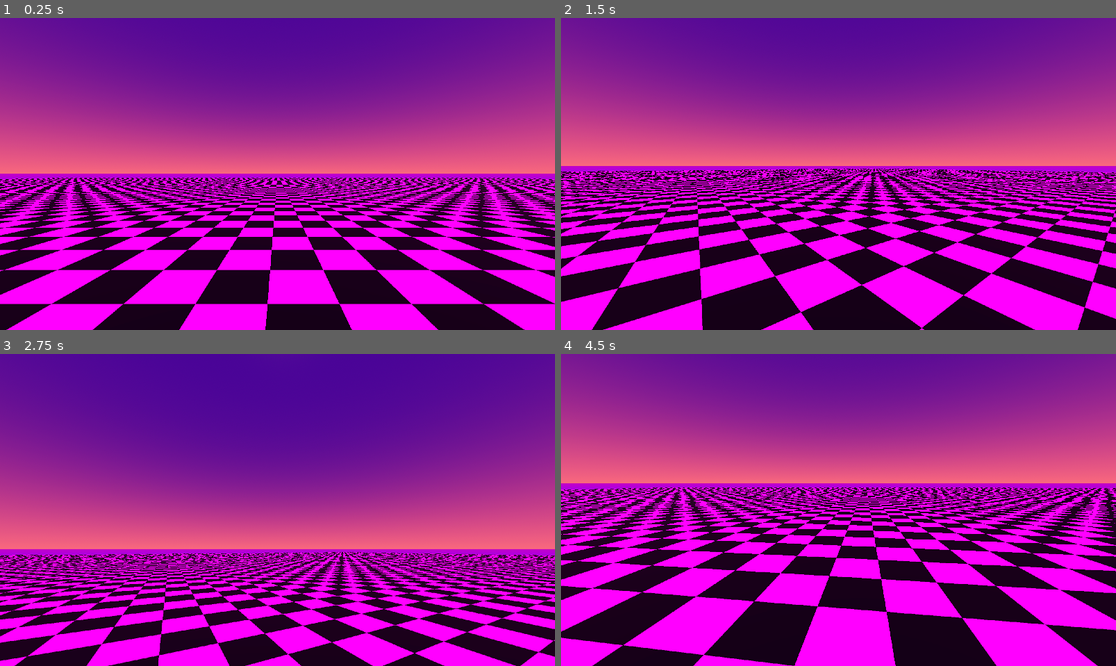
Above: before the commit, frames 1-4 (two rows, left to right).
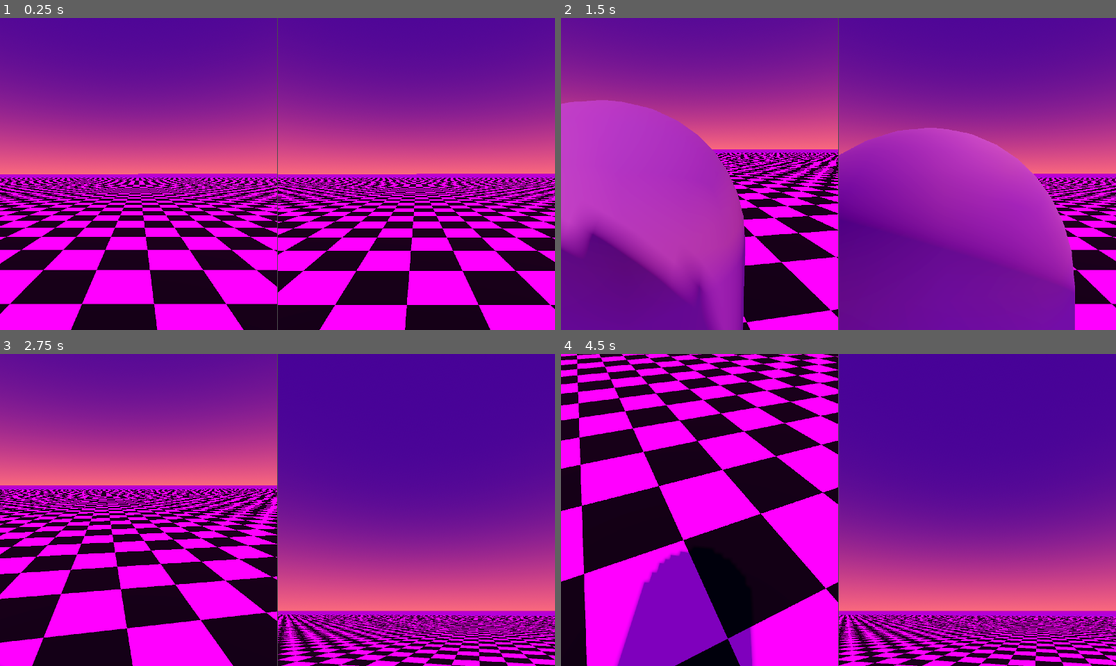
Above: after the commit, the same moments.

Repository: LoreB81/Thesis_VirtualConcert
Game: Godot game, scene res://baseplate.tscn
Two runs of this game, one before a commit and one after it. Both use one fixed random seed, a clock stepped at 60 frames per second and the inputs below.
Inputs (mouse positions are in pixels of both pictures, inside the frame that each line leads up to):
- Up to frame 1 (0.25 s): no input
- Up to frame 2 (1.5 s): move the mouse to (866, 174) at 0.52 s; hold E (az_inter) 0.53-1.28 s; hold W (mv_avanti) from 0.53 s (still down); tap Shift (az_sprint) at 0.8, 1.35 s; move the mouse to (810, 174) at 1.27 s
- Up to frame 3 (2.75 s): keep holding W (mv_avanti); tap Tab (az_switch, bound only after the commit) at 1.55 s; move the mouse to (288, 503) at 2.02 s; hold Tab (az_switch, bound only after the commit) from 2.03 s (still down); tap E (az_inter) at 2.3 s
- Up to frame 4 (4.5 s): move the mouse to (832, 516) at 2.77 s; release Tab (az_switch, bound only after the commit) at 2.78 s; tap E (az_inter) at 2.85 s; tap Shift (az_sprint) at 3.05 s; move the mouse to (877, 513) at 3.52 s; hold Shift (az_sprint) 3.53-4.28 s; tap Tab (az_switch, bound only after the commit) at 3.8 s; tap Escape (ui_cancel) at 4.15 s; move the mouse to (672, 463) at 4.27 s; release W (mv_avanti) at 4.28 s; hold A (mv_sinistra) from 4.28 s (still down); tap S (mv_dietro) at 4.35 s; click (672, 463) at 4.42 s

The runs differ from the first frame. In frame 1, 30% of the frame differs, in the area x 0-100%, y 0-100%; in frame 2, 67%; in frame 3, 72%; in frame 4, 86%.

Commit message:
Aggiunto split Screen funzionante
-Fatto sì che due giocatori possano a turno muoversi nella base plate

Diff:
--- a/Scripts/Player/Player.gd
+++ b/Scripts/Player/Player.gd
@@ -1,5 +1,6 @@
 extends CharacterBody3D
 
+@export var active = false
 
 const SPEED = 5.0
 const SPRINT = 10.0
@@ -17,14 +18,10 @@
 @onready var vista = %VistaInt
 @onready var is_sprinting = false
 @onready var is_reset = true
-@onready var lblint = %lblcomando
 @onready var modello = %Modello
 @onready var schand: PackedScene
 
 var interact_timeout=false
-
-func _ready():
-	Input.mouse_mode = Input.MOUSE_MODE_CAPTURED
 
 func _process(_delta):
 	pass
@@ -41,29 +38,26 @@
 			#is_reset = true
 
 func _unhandled_input(event):
-	if Input.mouse_mode == Input.MOUSE_MODE_CAPTURED and event is InputEventMouseMotion:
-		modello.rotate_y(-event.relative.x*0.01)
-		pgc.rotate_x(-event.relative.y*0.01)
-		pgc.rotation.x = clamp(pgc.rotation.x, deg_to_rad(-70), deg_to_rad(70))
-		pgc.rotation.y = clamp(pgc.rotation.y, deg_to_rad(0), deg_to_rad(0))
-		pgc.rotation.z = clamp(pgc.rotation.z, deg_to_rad(0), deg_to_rad(0))
-	if event.is_action_pressed("az_inter"):
-		if vista.is_colliding():
-			var ogg :Object= vista.get_collider()
-			if ogg is StaticBody3D:
-				ogg = ogg.get_parent()
-			if ogg.has_method("interaz") and not interact_timeout:
-				interagisci(ogg)
-	if event.is_action_pressed("az_sprint"):
-		print("sprinting")
-		is_sprinting = true
-	if event.is_action_released("az_sprint"):
-		print("walking")
-		is_sprinting = false
-	if Input.mouse_mode == Input.MOUSE_MODE_VISIBLE and event is InputEventMouseButton:
-		Input.mouse_mode = Input.MOUSE_MODE_CAPTURED
-	if event.is_action_pressed("ui_cancel"):
-		Input.mouse_mode = Input.MOUSE_MODE_VISIBLE
+	if active:
+		if Input.mouse_mode == Input.MOUSE_MODE_CAPTURED and event is InputEventMouseMotion:
+			modello.rotate_y(-event.relative.x*0.01)
+			pgc.rotate_x(-event.relative.y*0.01)
+			pgc.rotation.x = clamp(pgc.rotation.x, deg_to_rad(-70), deg_to_rad(70))
+			pgc.rotation.y = clamp(pgc.rotation.y, deg_to_rad(0), deg_to_rad(0))
+			pgc.rotation.z = clamp(pgc.rotation.z, deg_to_rad(0), deg_to_rad(0))
+		if event.is_action_pressed("az_inter"):
+			if vista.is_colliding():
+				var ogg :Object= vista.get_collider()
+				if ogg is StaticBody3D:
+					ogg = ogg.get_parent()
+				if ogg.has_method("interaz") and not interact_timeout:
+					interagisci(ogg)
+		if event.is_action_pressed("az_sprint"):
+			print("sprinting")
+			is_sprinting = true
+		if event.is_action_released("az_sprint"):
+			print("walking")
+			is_sprinting = false
 
 func _physics_process(delta):
 	# Add the gravity.
@@ -78,12 +72,13 @@
 	# As good practice, you should replace UI actions with custom gameplay actions.
 	var input_dir = Input.get_vector("mv_sinistra", "mv_destra", "mv_avanti", "mv_dietro")
 	var direction = (modello.transform.basis * Vector3(input_dir.x, 0, input_dir.y)).normalized()
-	if direction:
-		velocity.x = direction.x * locspeed
-		velocity.z = direction.z * locspeed
-	else:
-		velocity.x = move_toward(velocity.x, 0, locspeed)
-		velocity.z = move_toward(velocity.z, 0, locspeed)
+	if active:
+		if direction:
+			velocity.x = direction.x * locspeed
+			velocity.z = direction.z * locspeed
+		else:
+			velocity.x = move_toward(velocity.x, 0, locspeed)
+			velocity.z = move_toward(velocity.z, 0, locspeed)
 	if not _snap_up_stairs_check(delta):
 		move_and_slide()
 		_snap_down_to_stairs_check()
--- /dev/null
+++ b/Scripts/baseplate.gd
@@ -0,0 +1,27 @@
+extends Node3D
+
+var index = 0
+var players:Array
+func _ready() -> void:
+	Input.mouse_mode = Input.MOUSE_MODE_CAPTURED
+	players = [%MainSubViewPort, %Playerview]
+	players[0].set_active(true)
+
+func _unhandled_input(event: InputEvent) -> void:
+	if Input.mouse_mode == Input.MOUSE_MODE_CAPTURED and event is InputEventMouseMotion:
+		players[index].pass_input(event)
+	if event.is_action_pressed("az_switch"):
+		players[index].set_active(false)
+		index = index_next(index, players)
+		players[index].set_active(true)
+	if Input.mouse_mode == Input.MOUSE_MODE_VISIBLE and event is InputEventMouseButton:
+		Input.mouse_mode = Input.MOUSE_MODE_CAPTURED
+	if event.is_action_pressed("ui_cancel"):
+		Input.mouse_mode = Input.MOUSE_MODE_VISIBLE
+
+func index_next(index: int, array: Array)-> int:
+	if index < array.size()-1:
+		index+=1
+	else:
+		index = 0
+	return index
--- /dev/null
+++ b/Scripts/playerview.gd
@@ -0,0 +1,17 @@
+extends SubViewportContainer
+
+@export var width = 1920
+@export var height = 1080
+
+func _ready() -> void:
+	%SubViewport.size.x = width
+	%SubViewport.size.y = height
+
+func set_world3d(world: World3D):
+	%SubViewport.world_3d = world
+
+func set_active(b:bool):
+	%Giocatore.active = b
+
+func pass_input(event: InputEvent):
+	%SubViewport.push_input(event)
--- a/baseplate.tscn
+++ b/baseplate.tscn
@@ -1,6 +1,9 @@
-[gd_scene load_steps=9 format=3 uid="uid://ch7wfnks6lhr5"]
+[gd_scene load_steps=12 format=3 uid="uid://ch7wfnks6lhr5"]
 
+[ext_resource type="Script" uid="uid://mvabuffvcrwn" path="res://Scripts/baseplate.gd" id="1_icd88"]
 [ext_resource type="PackedScene" uid="uid://rxciul80fix1" path="res://player.tscn" id="1_soyuy"]
+[ext_resource type="Script" uid="uid://b1gdlnbrvtmdg" path="res://Scripts/playerview.gd" id="2_2vqvh"]
+[ext_resource type="PackedScene" uid="uid://0mdpwk4h0kdj" path="res://playerview.tscn" id="2_4muuu"]
 
 [sub_resource type="PlaceholderTexture2D" id="PlaceholderTexture2D_soyuy"]
 
@@ -19,7 +22,6 @@
 [sub_resource type="ProceduralSkyMaterial" id="ProceduralSkyMaterial_soyuy"]
 sky_top_color = Color(0.232889, 0.0537053, 0.465671, 1)
 sky_horizon_color = Color(0.94902, 0.32549, 0.384314, 1)
-sky_curve = 0.15
 ground_bottom_color = Color(0.443137, 0.117647, 0.968627, 1)
 ground_horizon_color = Color(0.631373, 0, 0.635294, 1)
 
@@ -33,24 +35,31 @@
 glow_enabled = true
 
 [node name="Base" type="Node3D"]
+script = ExtResource("1_icd88")
 
 [node name="GridContainer" type="GridContainer" parent="."]
+unique_name_in_owner = true
 anchors_preset = 15
 anchor_right = 1.0
 anchor_bottom = 1.0
 grow_horizontal = 2
 grow_vertical = 2
+columns = 2
 
 [node name="MainSubViewPort" type="SubViewportContainer" parent="GridContainer"]
+unique_name_in_owner = true
 layout_mode = 2
+script = ExtResource("2_2vqvh")
+width = 960
 
 [node name="SubViewport" type="SubViewport" parent="GridContainer/MainSubViewPort"]
+unique_name_in_owner = true
 handle_input_locally = false
-size = Vector2i(1920, 1080)
+size = Vector2i(960, 1080)
 render_target_update_mode = 4
 
 [node name="Floor" type="MeshInstance3D" parent="GridContainer/MainSubViewPort/SubViewport"]
-transform = Transform3D(100, 0, 0, 0, 1, 0, 0, 0, 100, 0, 0, 0)
+transform = Transform3D(100, 0, 0, 0, 1, 0, 0, 0, 100, 0, 0.0973943, 0)
 mesh = SubResource("PlaneMesh_4muuu")
 skeleton = NodePath("../../../..")
 
@@ -60,7 +69,8 @@
 shape = SubResource("ConcavePolygonShape3D_icd88")
 
 [node name="Giocatore" parent="GridContainer/MainSubViewPort/SubViewport" instance=ExtResource("1_soyuy")]
-transform = Transform3D(1, 0, 0, 0, 1, 0, 0, 0, 1, 0, 1.29855, 0)
+unique_name_in_owner = true
+transform = Transform3D(1, 0, 0, 0, 1, 0, 0, 0, 1, -3.35978, 1.29855, 0)
 
 [node name="Sky" type="Node3D" parent="GridContainer/MainSubViewPort/SubViewport"]
 
@@ -71,3 +81,8 @@
 transform = Transform3D(-0.866025, -0.433013, 0.25, 0, 0.5, 0.866025, -0.5, 0.75, -0.433013, 0, 0, 0)
 light_color = Color(0.693229, 0.352423, 0.490804, 1)
 shadow_enabled = true
+
+[node name="Playerview" parent="GridContainer" instance=ExtResource("2_4muuu")]
+unique_name_in_owner = true
+layout_mode = 2
+width = 960
--- a/localmpmenu.tscn
+++ b/localmpmenu.tscn
@@ -1,6 +1,6 @@
 [gd_scene load_steps=2 format=3 uid="uid://l6wxsy448eg2"]
 
-[ext_resource type="Script" uid="uid://dt4bbpmy2qb4p" path="res://localmpmenu.gd" id="1_gsbft"]
+[ext_resource type="Script" uid="uid://dt4bbpmy2qb4p" path="res://Scripts/localmpmenu.gd" id="1_gsbft"]
 
 [node name="Control" type="Control"]
 layout_mode = 3
--- a/playerview.tscn
+++ b/playerview.tscn
@@ -1,50 +1,53 @@
-[gd_scene load_steps=4 format=3 uid="uid://0mdpwk4h0kdj"]
+[gd_scene load_steps=5 format=3 uid="uid://0mdpwk4h0kdj"]
 
+[ext_resource type="Script" uid="uid://b1gdlnbrvtmdg" path="res://Scripts/playerview.gd" id="1_5lysk"]
 [ext_resource type="Script" uid="uid://dhmbdehilik1u" path="res://Scripts/Player/Player.gd" id="1_ocmwr"]
 
-[sub_resource type="CapsuleMesh" id="CapsuleMesh_ig7tw"]
+[sub_resource type="CapsuleMesh" id="CapsuleMesh_ocmwr"]
 
-[sub_resource type="ConvexPolygonShape3D" id="ConvexPolygonShape3D_0xm2m"]
+[sub_resource type="ConvexPolygonShape3D" id="ConvexPolygonShape3D_5lysk"]
 points = PackedVector3Array(-0.125207, -0.532801, -0.480507, 0.0227831, 0.47607, 0.498884, 0.169713, 0.559144, 0.464172 …(924 unchanged characters)…
 
-[node name="Main" type="Node3D"]
-
-[node name="SubViewportContainer" type="SubViewportContainer" parent="."]
+[node name="SubViewportContainer" type="SubViewportContainer"]
 offset_right = 40.0
 offset_bottom = 40.0
+script = ExtResource("1_5lysk")
 
-[node name="SubViewport" type="SubViewport" parent="SubViewportContainer"]
+[node name="SubViewport" type="SubViewport" parent="."]
+unique_name_in_owner = true
 handle_input_locally = false
 size = Vector2i(1920, 1080)
 render_target_update_mode = 4
 
-[node name="Giocatore" type="CharacterBody3D" parent="SubViewportContainer/SubViewport"]
+[node name="Giocatore" type="CharacterBody3D" parent="SubViewport"]
+unique_name_in_owner = true
+transform = Transform3D(1, 0, 0, 0, 1, 0, 0, 0, 1, 0, 1.42021, 0)
 script = ExtResource("1_ocmwr")
 
-[node name="Modello" type="MeshInstance3D" parent="SubViewportContainer/SubViewport/Giocatore"]
+[node name="Modello" type="MeshInstance3D" parent="SubViewport/Giocatore"]
 unique_name_in_owner = true
-mesh = SubResource("CapsuleMesh_ig7tw")
+mesh = SubResource("CapsuleMesh_ocmwr")
 
-[node name="Collo" type="Node3D" parent="SubViewportContainer/SubViewport/Giocatore/Modello"]
+[node name="Collo" type="Node3D" parent="SubViewport/Giocatore/Modello"]
 unique_name_in_owner = true
 transform = Transform3D(1, 0, 0, 0, 1, 0, 0, 0, 1, 0.138901, 0.22693, -0.172977)
 
-[node name="CameraPOV" type="Camera3D" parent="SubViewportContainer/SubViewport/Giocatore/Modello/Collo"]
+[node name="CameraPOV" type="Camera3D" parent="SubViewport/Giocatore/Modello/Collo"]
 unique_name_in_owner = true
 transform = Transform3D(1, 0, 0, 0, 1, 0, 0, 0, 1, 0, 0.60242, 0)
 
-[node name="VistaInt" type="RayCast3D" parent="SubViewportContainer/SubViewport/Giocatore/Modello/Collo/CameraPOV"]
+[node name="VistaInt" type="RayCast3D" parent="SubViewport/Giocatore/Modello/Collo/CameraPOV"]
 unique_name_in_owner = true
 transform = Transform3D(1.91069e-15, 6.3163e-08, 1, 1, -6.3163e-08, -3.59989e-21, 4.37114e-08, 1.445, -4.37114e-08, 0, 0, 0)
 
-[node name="StairsBelowRayCast3D" type="RayCast3D" parent="SubViewportContainer/SubViewport/Giocatore"]
+[node name="StairsBelowRayCast3D" type="RayCast3D" parent="SubViewport/Giocatore"]
 unique_name_in_owner = true
 transform = Transform3D(1, 0, 0, 0, 1, 0, 0, 0, 1, 0.122037, -0.954266, -0.084244)
 
-[node name="StairsAheadRayCast3D" type="RayCast3D" parent="SubViewportContainer/SubViewport/Giocatore"]
+[node name="StairsAheadRayCast3D" type="RayCast3D" parent="SubViewport/Giocatore"]
 unique_name_in_owner = true
 transform = Transform3D(1.91069e-15, 4.37114e-08, 1, 1, -4.37114e-08, 0, 4.37114e-08, 1, -4.37114e-08, 0, -0.922221, 0)
 
-[node name="Collisione" type="CollisionShape3D" parent="SubViewportContainer/SubViewport/Giocatore"]
+[node name="Collisione" type="CollisionShape3D" parent="SubViewport/Giocatore"]
 unique_name_in_owner = true
-shape = SubResource("ConvexPolygonShape3D_0xm2m")
+shape = SubResource("ConvexPolygonShape3D_5lysk")
--- a/project.godot
+++ b/project.godot
@@ -57,6 +57,11 @@
 "events": [Object(InputEventKey,"resource_local_to_scene":false,"resource_name":"","device":-1,"window_id":0,"alt_press …(195 unchanged characters)…
 ]
 }
+az_switch={
+"deadzone": 0.2,
+"events": [Object(InputEventKey,"resource_local_to_scene":false,"resource_name":"","device":-1,"window_id":0,"alt_pressed":false,"shift_pressed":false,"ctrl_pressed":false,"meta_pressed":false,"pressed":false,"keycode":0,"physical_keycode":4194306,"key_label":0,"unicode":0,"location":0,"echo":false,"script":null)
+]
+}
 
 [rendering]
 
Not shown, added: Scripts/baseplate.gd.uid
Renamed: btnstart.gd -> Scripts/btnstart.gd
Renamed: btnstart.gd.uid -> Scripts/btnstart.gd.uid
Renamed: localmpmenu.gd -> Scripts/localmpmenu.gd
Renamed: localmpmenu.gd.uid -> Scripts/localmpmenu.gd.uid
Not shown, added: Scripts/playerview.gd.uid
